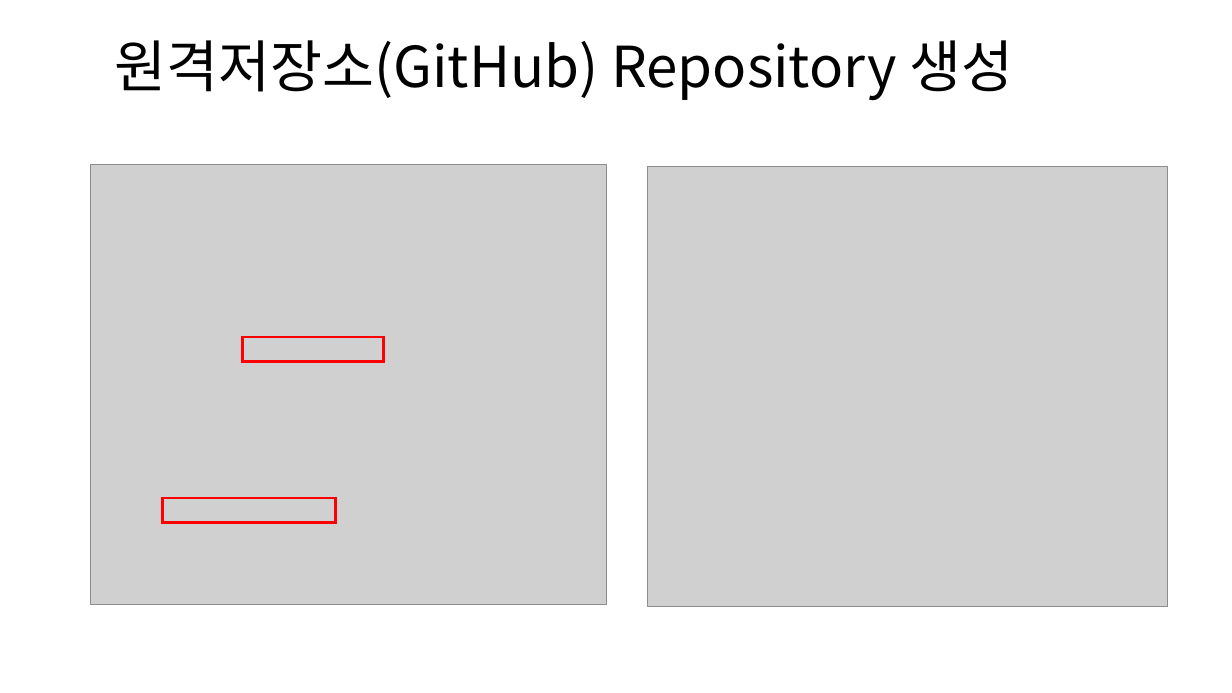
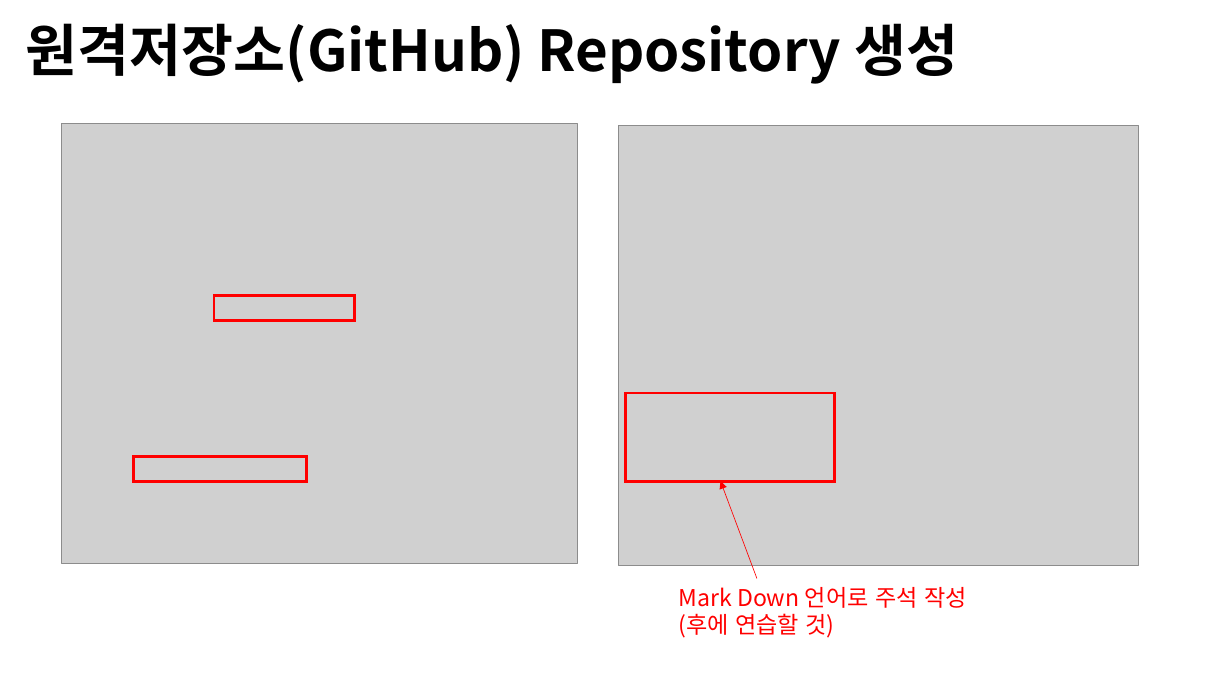
Before and after one commit to Open-Source-Programming/OpenSource-Lec, a slide deck: slide 5 of 09-Github1.pptx (slide 4 before the commit). Drawn at 1232x693 pixels with LibreOffice and Linux fonts; fonts in the diff are those of the drawing; grey boxes stand for pictures; background and template pictures are left out. Boxes give left, top, right and bottom in pixels: in the first picture for what was removed or moved away, otherwise in the second. Text is boxed around its words. In the diff, an @@ line names an element or a change of style, - is before the commit and + after.

```diff
--- a/09-Github1.pptx
+++ b/09-Github1.pptx
@@ title "원격저장소(GitHub) Repository 생성": place and size @@
-title "원격저장소(GitHub) Repository 생성" at (114, 40, 1014, 101)
+title "원격저장소(GitHub) Repository 생성" at (26, 23, 958, 84)
@@ title "원격저장소(GitHub) Repository 생성" at (26, 23, 958, 84): bold on @@
@@ rectangle added at (626, 393, 835, 481), outline #FF0000 2.25 pt @@
@@ 2 pictures, 2 rectangles: place and size @@
-2 pictures, 2 rectangles at (91, 165, 1168, 606)
+2 pictures, 2 rectangles at (62, 124, 1140, 566)
@@ arrow added from (757, 579) to (721, 482), #FF0000 0.5 pt @@
@@ text added at (679, 587, 967, 638), 18 pt, text #FF0000 @@
+Mark Down 언어로 주석 작성(후에 연습할 것)
```
Also in this commit, not shown: 10 other slides changed, 16 slides added, 1 slide removed, 1 other file.
